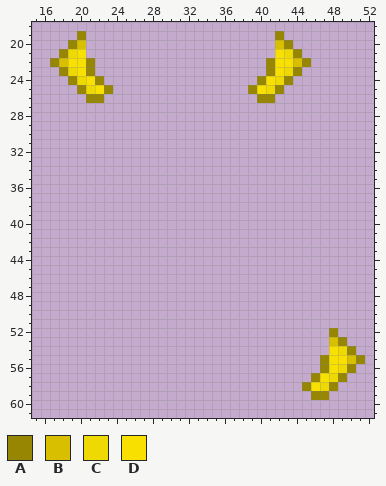
A pixel-art sprite gets an edit: Resources/Textures/Clothing/Shoes/Specific/galoshes.rsi/inhand-left.png. The picture above is the old version.
The file is 64x64 pixels. Shown: x 15..52, y 18..61.
Palette (. is transparent): A #968602  B #d8bf00  C #efd902  D #f8e100
Pixels before, first column x 17:
19 ...A.....................A.........
20 ..AB.....................BA........
21 .ACD.....................DCA.......
22 ABDDA...................ADDBA......
23 .ACDA...................ADCA.......
24 ..ACDA.................ADCA........
25 ...ACDA...............ADCA.........
26 ....AA.................AA..........
27 ...................................
28 ...................................
29 ...................................
30 ...................................
31 ...................................
32 ...................................
33 ...................................
34 ...................................
35 ...................................
36 ...................................
37 ...................................
38 ...................................
39 ...................................
40 ...................................
41 ...................................
42 ...................................
43 ...................................
44 ...................................
45 ...................................
46 ...................................
47 ...................................
48 ...................................
49 ...................................
50 ...................................
51 ...................................
52 ...............................A...
53 ...............................BA..
54 ...............................DCA.
55 ..............................ADDBA
56 ..............................ADCA.
57 .............................ADCA..
58 ............................ADCA...
59 .............................AA....
After the commit:
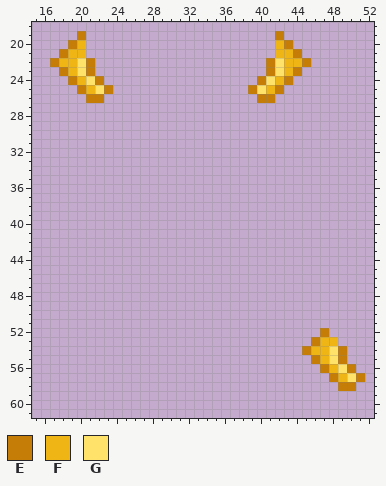
Colours new in this view: E #c57d07  F #efb514  G #ffe269
The exact change:
Changed rows in their new state; - is an unchanged pixel.
first column x 17:
19 ---E---------------------E---
20 --EF---------------------FE--
21 -EFF---------------------FFE-
22 EFFGE-------------------EGFFE
23 -EFGE-------------------EGFE-
24 --EFGE-----------------EGFE--
25 ---EFGE---------------EGFE---
26 ----EE-----------------EE----
first column x 45:
52 --E.---
53 -EFF.--
54 EFFGE.-
55 -EFGE..
56 --EFGE-
57 -..EFGE
58 ....EE-
59 -..----
